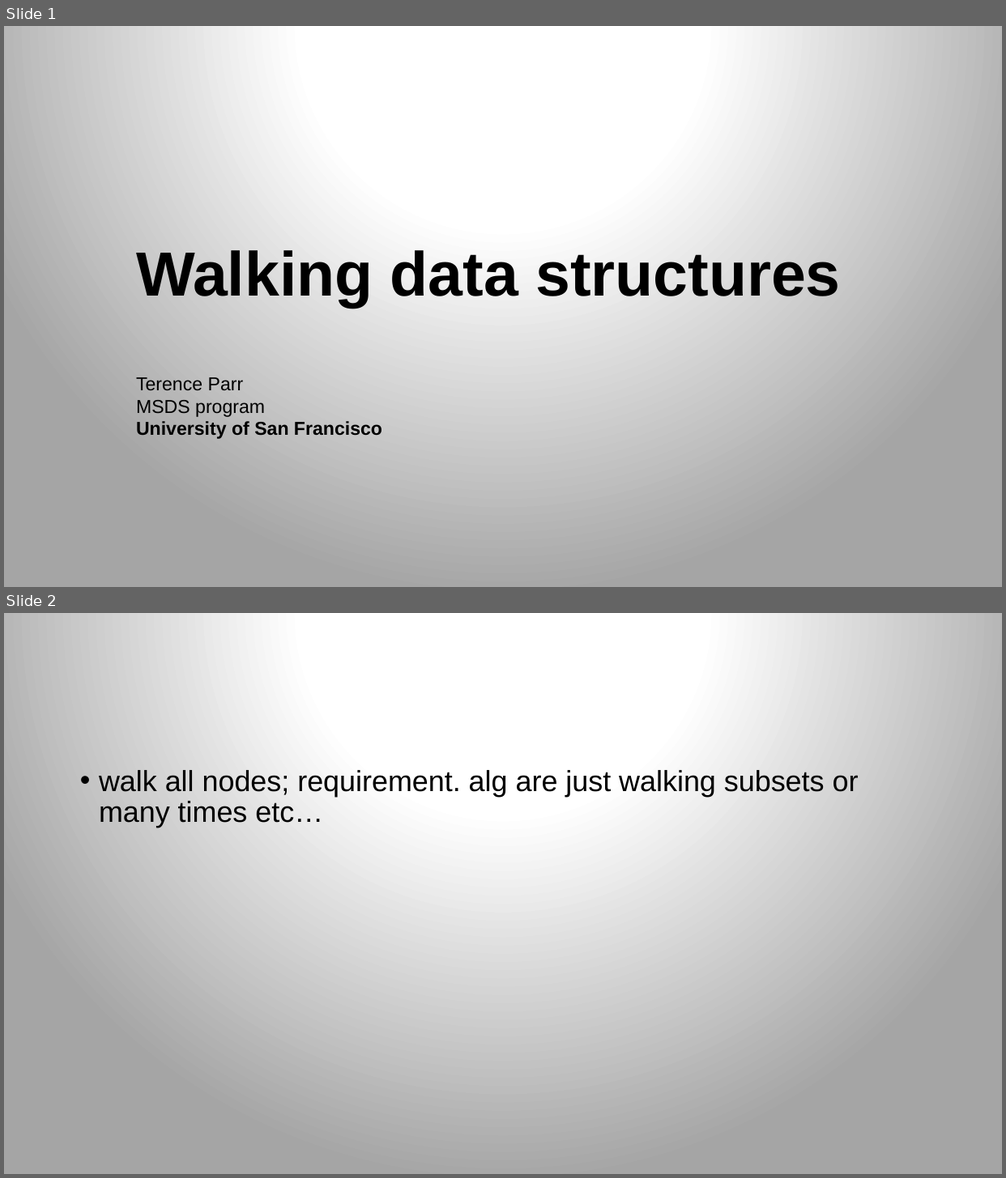
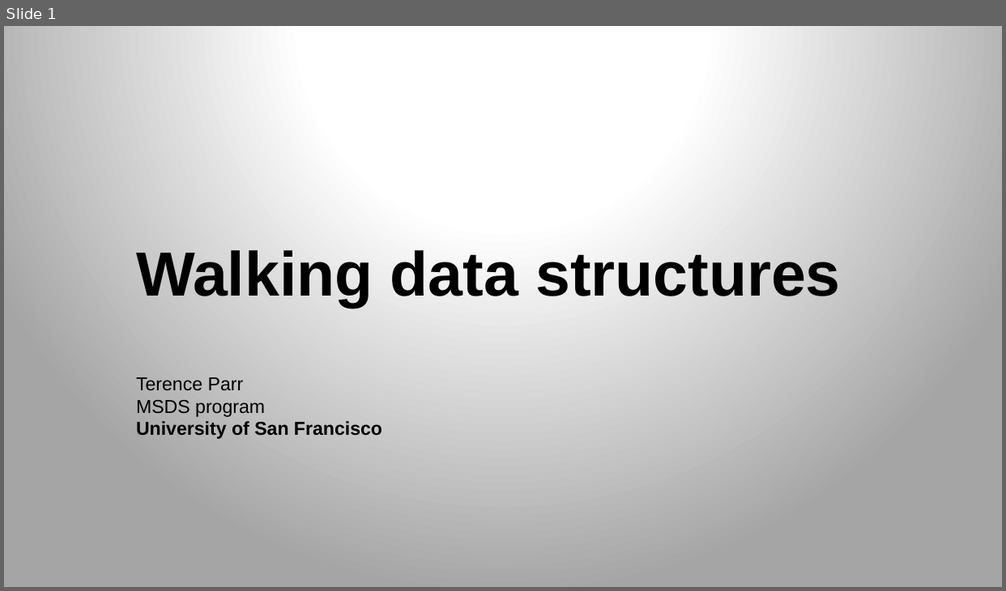
Before and after one commit to parrt/msds689, a slide deck: notes/walking-structures.pptx. Shown one above the other, each under a label of ours: slides 1 and 2 before the commit, slide 1 after it. The pictures are 1006x1178 and 1006x591 pixels, drawn with LibreOffice and Linux fonts; fonts in the diff are those of the drawing; background and template pictures are left out. Boxes give left, top, right and bottom in pixels: in the first picture for what was removed or moved away, otherwise in the second. Text is boxed around its words. In the diff, an @@ line names an element or a change of style, - is before the commit and + after.

```diff
--- a/notes/walking-structures.pptx
+++ b/notes/walking-structures.pptx
@@ slide 2 removed at bbox=[4, 613, 1002, 1174], background gradient #FFFFFF to #A5A5A5 @@
@@ text removed at bbox=[99, 770, 859, 828] @@
-• walk all nodes; requirement. alg are just walking subsets or many times etc…
```
Also in this commit, not shown: 4 slides changed, 8 slides added, 1 other slide removed, 9 other files.
